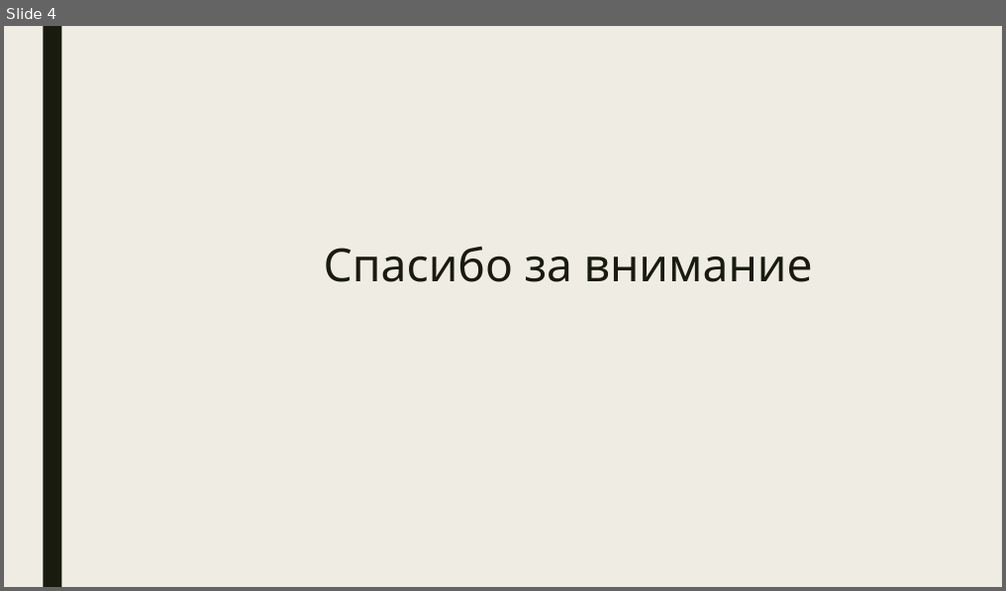
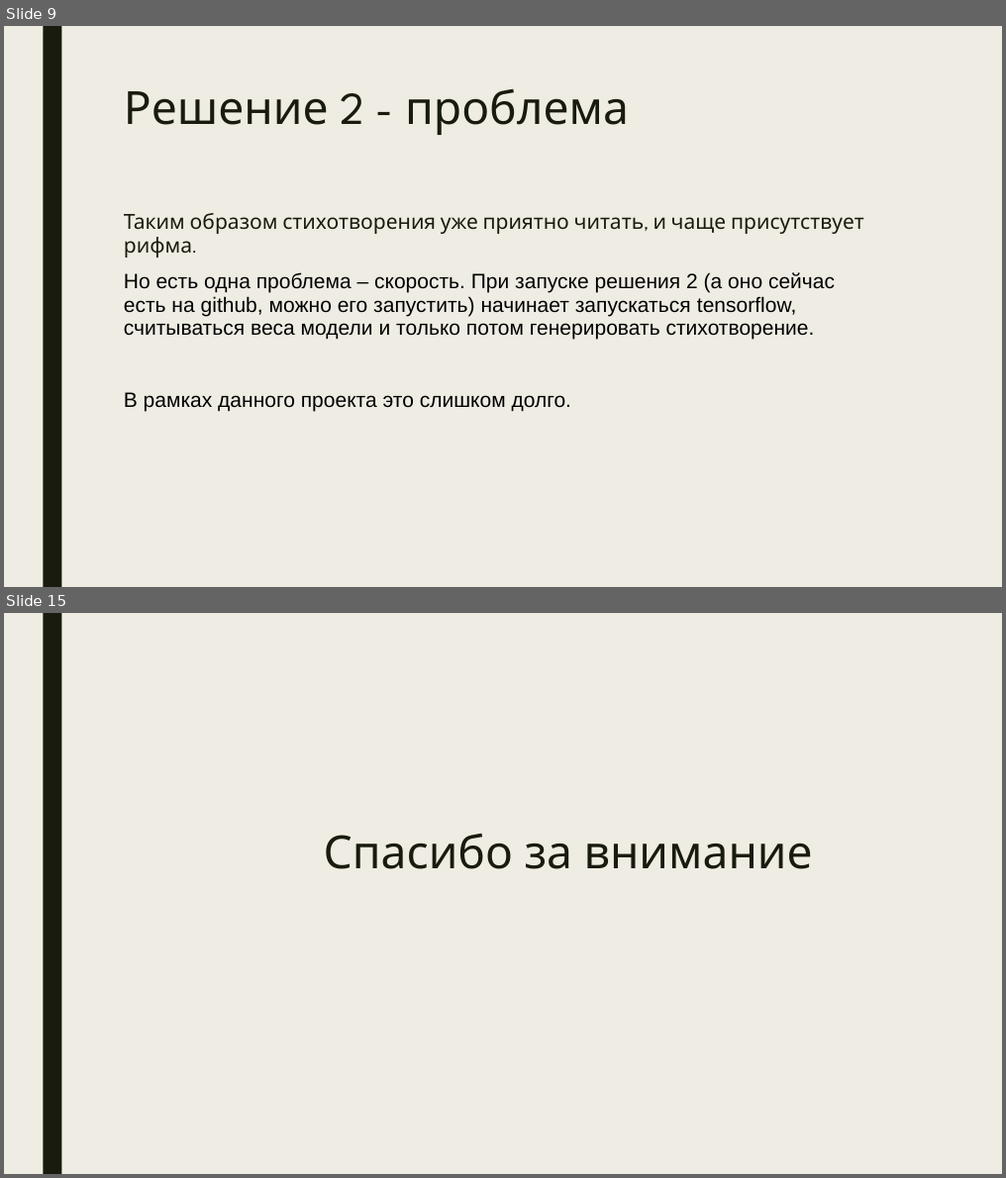
Before and after one commit to nsuglob/alice-generate-poems, a slide deck: doc_ru.pptx. Shown one above the other, each under a label of ours: slide 4 before the commit, slides 9 and 15 after it; the slides between them are not shown. The pictures are 1006x591 and 1006x1178 pixels, drawn with LibreOffice and Linux fonts; fonts in the diff are those of the drawing. Boxes give left, top, right and bottom in pixels: in the first picture for what was removed or moved away, otherwise in the second. Text is boxed around its words. In the diff, an @@ line names an element or a change of style, - is before the commit and + after.

```diff
--- a/doc_ru.pptx
+++ b/doc_ru.pptx
@@ slide 9 added at (4, 26, 1002, 587), background #EFEDE3; not listed: 1 template element that a slide beside it also shows @@
@@ text added at (124, 88, 629, 135), 44 pt, text #191B0E @@
+Решение 2 - проблема
@@ text added at (124, 213, 864, 412), 20 pt, text #000000 @@
+Таким образом стихотворения уже приятно читать, и чаще присутствует рифма.
+Но есть одна проблема – скорость. При запуске решения 2 (а оно сейчас есть на github, можно его запустить) начинает запускаться tensorflow, считываться веса модели и только потом генерировать стихотворение.
+В рамках данного проекта это слишком долго.
@@ what was slide 4 is now slide 15 @@
```
Also in this commit, not shown: 3 slides changed, 10 other slides added.
